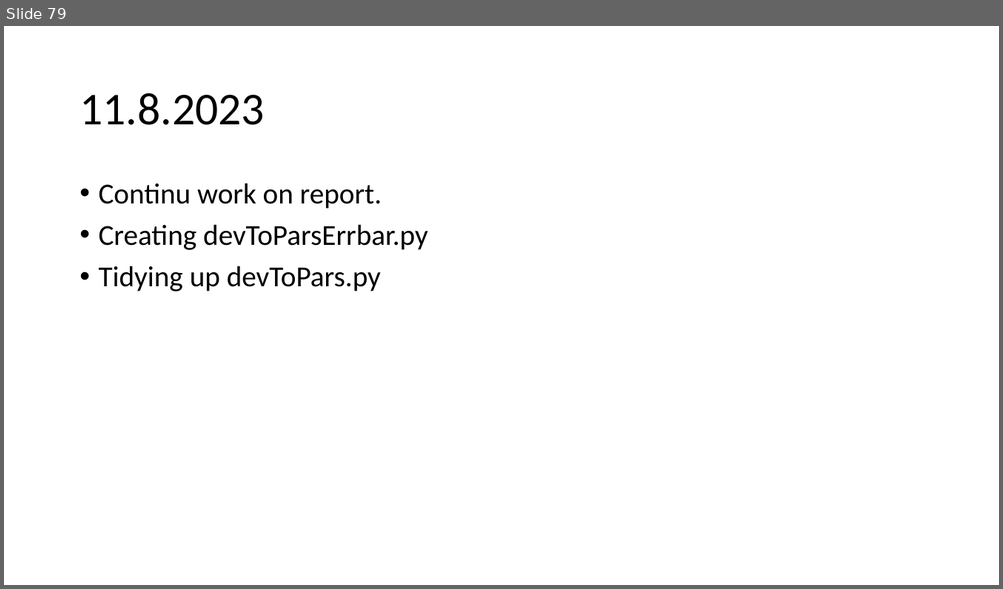
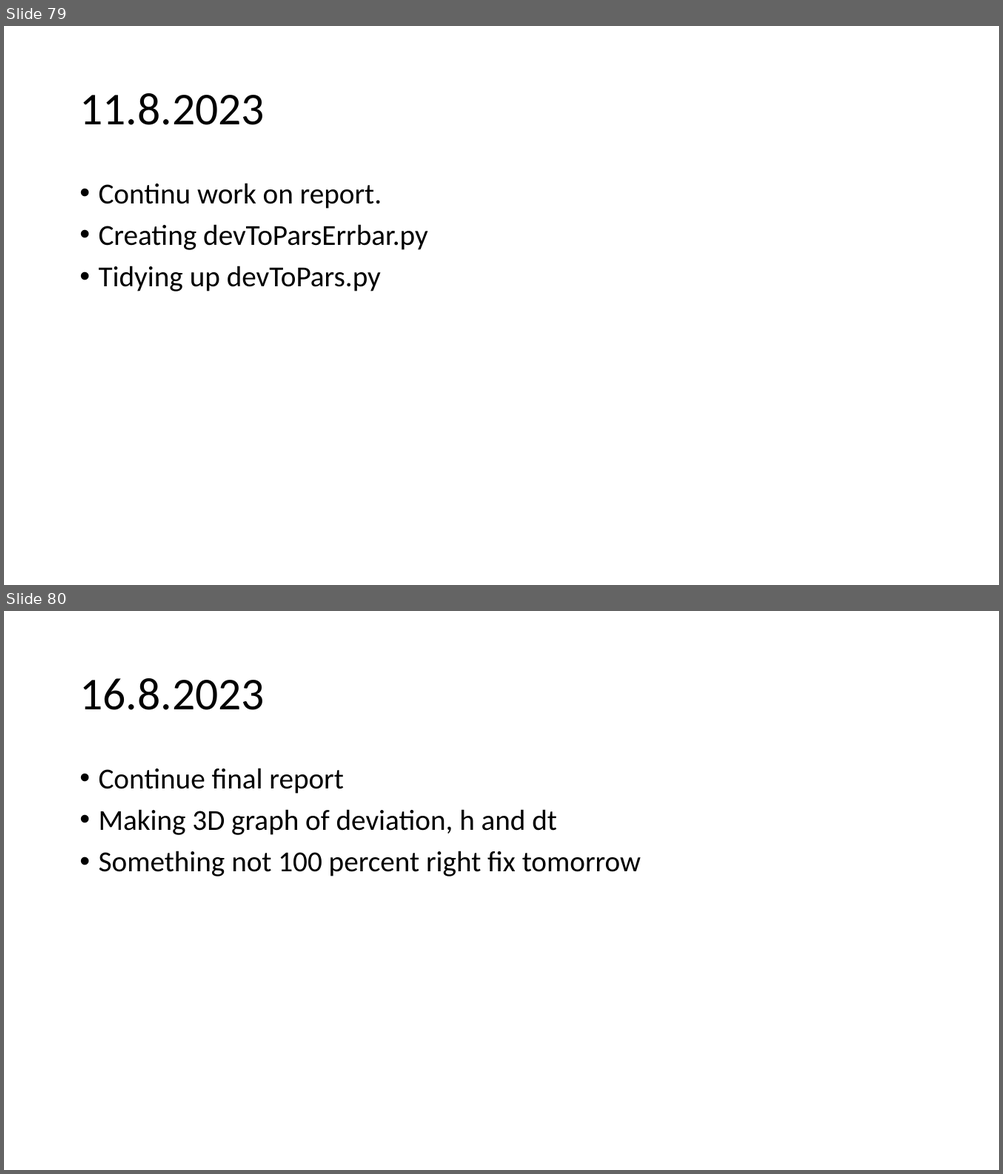
Before and after one commit to urhtrinko/DroneRadioactivity_student_job, a slide deck: reports/work_diary.pptx. Shown one above the other, each under a label of ours: slide 79 before the commit, slides 79 and 80 after it. The pictures are 1003x589 and 1003x1174 pixels, drawn with LibreOffice and Linux fonts; fonts in the diff are those of the drawing. Boxes give left, top, right and bottom in pixels: in the first picture for what was removed or moved away, otherwise in the second. Text is boxed around its words. In the diff, an @@ line names an element or a change of style, - is before the commit and + after.

```diff
--- a/reports/work_diary.pptx
+++ b/reports/work_diary.pptx
@@ slide 80 added at [4,611,999,1170], background #FFFFFF @@
@@ title added at [79,678,264,710], 44 pt, text #000000 @@
+16.8.2023
@@ text added at [99,768,640,877], 28 pt, text #000000 @@
+• Continue final report
+• Making 3D graph of deviation, h and dt
+• Something not 100 percent right fix tomorrow
```
